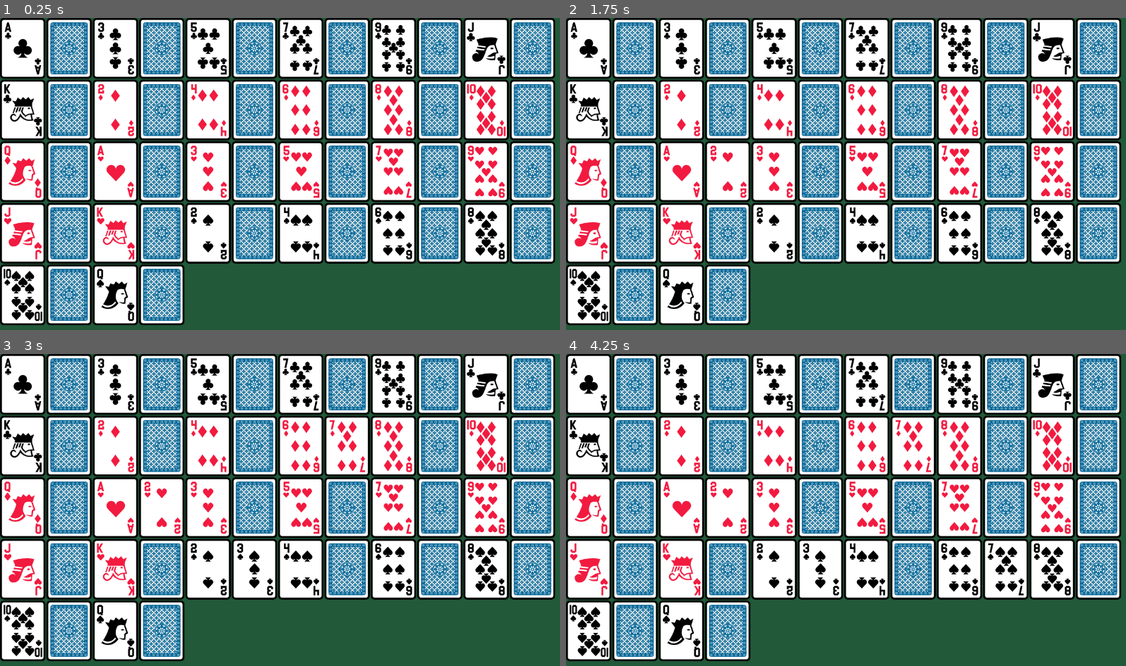
Above: before the commit, frames 1-4 (two rows, left to right).
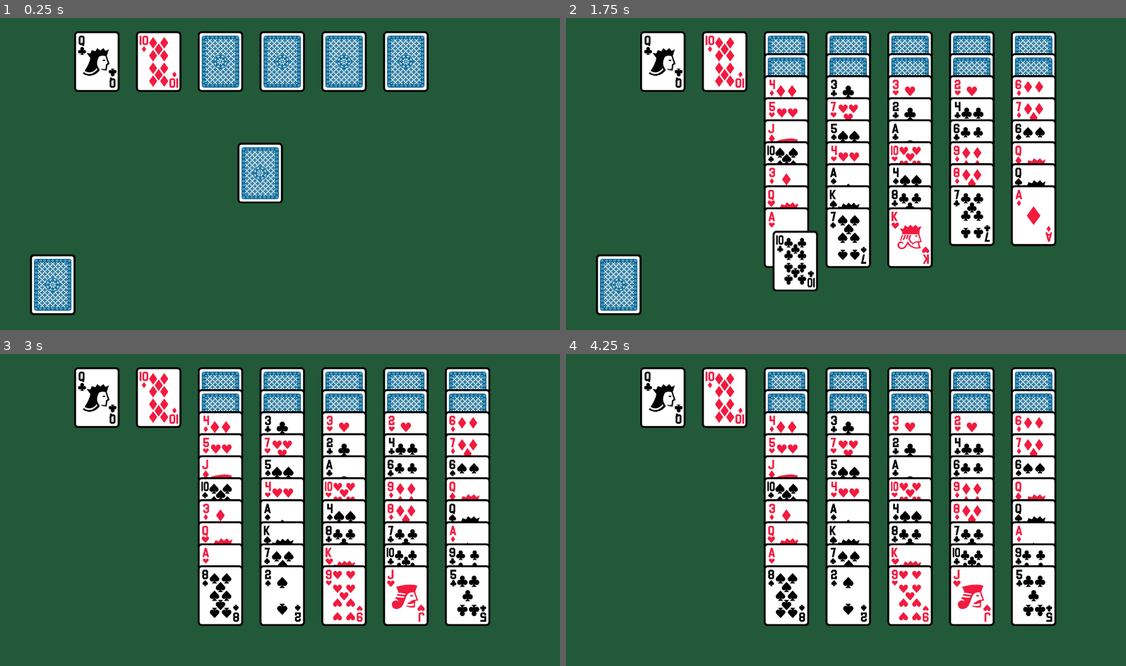
Above: after the commit, the same moments.

Repository: jackgriffiths/miss-cockburn
Game: Godot game, scene res://main/main.tscn
The game is run twice, just before and just after one commit, with the same random seed, the same clock (stepped at 60 frames per second) and the same inputs.
Inputs (mouse positions are in pixels of both pictures, inside the frame that each line leads up to):
- Up to frame 1 (0.25 s): no input
- Up to frame 2 (1.75 s): move the mouse to (974, 161) at 0.52 s; press the mouse at (974, 161) at 0.53 s; release the mouse at (974, 161) at 1.25 s; drag from (734, 192) to (818, 239) at 1.27 s
- Up to frame 3 (3 s): move the mouse to (341, 441) at 2.02 s; press the mouse at (341, 441) at 2.03 s; release the mouse at (341, 441) at 2.75 s; tap Enter at 2.75 s; drag from (252, 575) to (112, 466) at 2.77 s
- Up to frame 4 (4.25 s): tap Space at 3.5 s; move the mouse to (1019, 559) at 3.52 s; press the mouse at (1019, 559) at 3.53 s

The runs differ from the first frame. In frame 1, 81% of the frame differs, in the area x 0-100%, y 0-99%; in frame 2, 76%; in frame 3, 78%; in frame 4, 77%.

Commit message:
Deal cards out according to the rules

Diff:
--- a/card/card.gd
+++ b/card/card.gd
@@ -17,7 +17,7 @@
 
 var suit: Suit
 var rank = 1
-var is_face_up = false
+var is_face_up = false: set = _set_is_face_up
 var can_interact = false
 var can_make_face_up = false
 
@@ -33,7 +33,8 @@
 
 
 func _update_sprite_texture() -> void:
-	_sprite.texture = load(_get_texture_path())
+	if _sprite:
+		_sprite.texture = load(_get_texture_path())
 
 
 func _get_texture_path() -> String:
@@ -75,3 +76,8 @@
 func _process(_delta: float) -> void:
 	if _is_dragging:
 		global_position = get_global_mouse_position() - _drag_offset
+
+
+func _set_is_face_up(value: bool) -> void:
+	is_face_up = value
+	_update_sprite_texture()
--- /dev/null
+++ b/column/column.gd
@@ -0,0 +1,21 @@
+class_name Column
+extends Node2D
+
+const CARD_OFFSET = Vector2(0, 50)
+
+var _last_card: Card = null
+var _next_card_position = Vector2.ZERO
+
+
+func add_card(card: Card, tween: Tween, animation_duration: float) -> PropertyTweener:
+	if card.get_parent():
+		card.reparent(self)
+	else:
+		add_child(card)
+
+	var position_tween = tween.tween_property(card, "position", _next_card_position, animation_duration)
+
+	_last_card = card
+	_next_card_position += CARD_OFFSET
+
+	return position_tween
--- /dev/null
+++ b/column/column.tscn
@@ -0,0 +1,6 @@
+[gd_scene load_steps=2 format=3 uid="uid://co7smiwwlm1fa"]
+
+[ext_resource type="Script" path="res://column/column.gd" id="1_3hbsa"]
+
+[node name="Column" type="Node2D"]
+script = ExtResource("1_3hbsa")
--- a/table/table.gd
+++ b/table/table.gd
@@ -1,13 +1,25 @@
 extends Node2D
+
+const DEAL_DURATION = 2.0
 
 var _deck: Array[Card] = []
 
-@onready var camera = $Camera
+@onready var _camera: Camera2D = $Camera
+@onready var _deal_origin: Marker2D = $DealOrigin
+@onready var _columns: Array[Column] = [
+	$Column1,
+	$Column2,
+	$Column3,
+	$Column4,
+	$Column5,
+	$Column6,
+	$Column7,
+]
 
 
 func _ready():
 	_deck = _generate_deck()
-	_arrange_deck()
+	_deal()
 
 
 func _generate_deck() -> Array[Card]:
@@ -20,20 +32,37 @@
 			card.name = "%s-%s" % [Card.Suit.find_key(suit), rank]
 			card.suit = suit
 			card.rank = rank
-			card.is_face_up = true
+			card.is_face_up = false
+			card.can_interact = false
+			card.position = _deal_origin.position
 			deck.append(card)
+			add_child(card)
 
 	return deck
 
 
-func _arrange_deck() -> void:
-	var cols = 12
-	for i in _deck.size():
-		var card = _deck[i]
-		var row = i / cols
-		var col = i % cols
-		card.position = Vector2(col * 105, row * 140)
-		card.is_face_up = i % 2 == 0
-		card.can_interact = true
-		card.can_make_face_up = not card.is_face_up
-		add_child(card)
+func _deal():
+	var to_deal = _deck.duplicate()
+	to_deal.shuffle()
+
+	# Used to create the deal animation
+	var tween = create_tween() \
+			.set_parallel(false) \
+			.set_ease(Tween.EASE_OUT)
+
+	var num_rows = 10
+	var num_cols = _columns.size()
+
+	for row_idx in num_rows:
+		for col_idx in num_cols:
+			if col_idx <= 1 and row_idx >= 1:
+				# The first two columns only have one card each
+				continue
+			else:
+				var card = to_deal.pop_front()
+				var column = _columns[col_idx]
+				var is_face_down = col_idx > 1 and row_idx < 2
+				tween.tween_callback(func(): card.is_face_up = not is_face_down)
+				column.add_card(card, tween, DEAL_DURATION / 52)
+
+	assert(to_deal.size() == 0)
--- a/table/table.tscn
+++ b/table/table.tscn
@@ -1,7 +1,8 @@
-[gd_scene load_steps=3 format=3 uid="uid://djltl6khxoam6"]
+[gd_scene load_steps=4 format=3 uid="uid://djltl6khxoam6"]
 
 [ext_resource type="Script" path="res://table/table.gd" id="1_2jvkd"]
 [ext_resource type="Script" path="res://table/camera.gd" id="2_7mmgb"]
+[ext_resource type="PackedScene" uid="uid://co7smiwwlm1fa" path="res://column/column.tscn" id="3_1g1ax"]
 
 [node name="Table" type="Node2D"]
 script = ExtResource("1_2jvkd")
@@ -13,3 +14,27 @@
 limit_smoothed = true
 script = ExtResource("2_7mmgb")
 metadata/_edit_lock_ = true
+
+[node name="DealOrigin" type="Marker2D" parent="."]
+position = Vector2(68, 537)
+
+[node name="Column1" parent="." instance=ExtResource("3_1g1ax")]
+position = Vector2(168, 30)
+
+[node name="Column2" parent="." instance=ExtResource("3_1g1ax")]
+position = Vector2(308, 30)
+
+[node name="Column3" parent="." instance=ExtResource("3_1g1ax")]
+position = Vector2(448, 30)
+
+[node name="Column4" parent="." instance=ExtResource("3_1g1ax")]
+position = Vector2(588, 30)
+
+[node name="Column5" parent="." instance=ExtResource("3_1g1ax")]
+position = Vector2(728, 30)
+
+[node name="Column6" parent="." instance=ExtResource("3_1g1ax")]
+position = Vector2(868, 30)
+
+[node name="Column7" parent="." instance=ExtResource("3_1g1ax")]
+position = Vector2(1008, 30)
